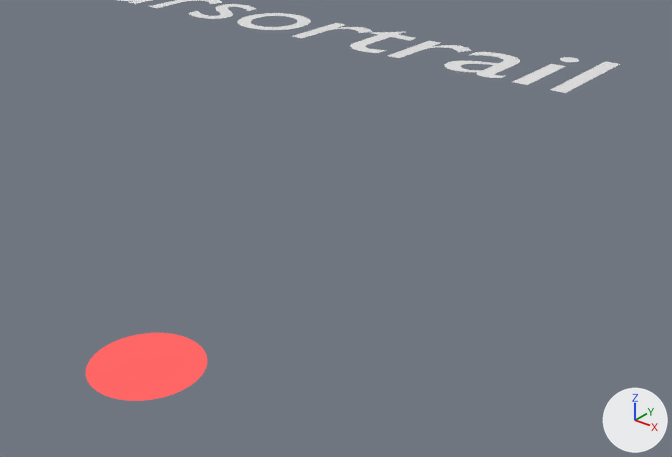
The Blender file src/cursor.blend, before and after one commit.
Before and after are seen from a 50 mm lens placed at (4.567, -0.439, 0.473), pointed at (4.099, 0.147, 0.11). Lighting does not change. The marker at lower right points along +X, +Y and +Z. Text is drawn in Blender's own font.

The first picture shows 'Circle.024', 'Text.107'.
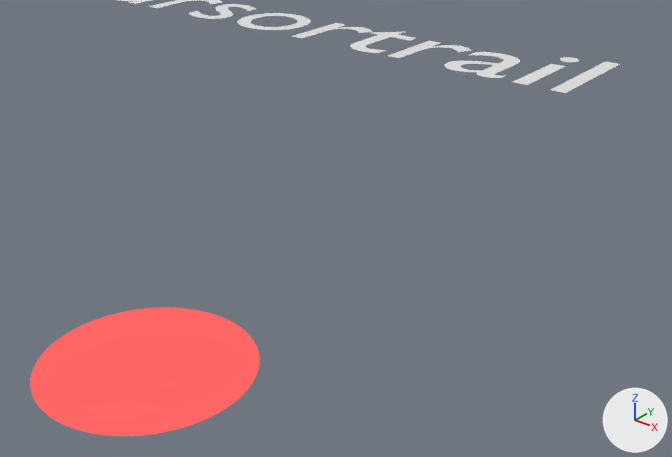
Commit message: Fix cursortrail too small

Where the change shows, as pixel boxes (x1, y1, x2, y2) in the pictures (672 x 457 px):
```json
{"object": "Circle.024", "change": "rescaled", "before": [86, 333, 207, 401], "after": [30, 307, 260, 436], "on screen": "89% wider, 88% taller"}
```

Edits to the scene script, one JSON object a line:
```json
{"op": "set", "path": "ob_circle_024.scale", "old": "(0.129, 0.129, 0.129)", "new": "(0.241, 0.241, 0.241)"}
```
